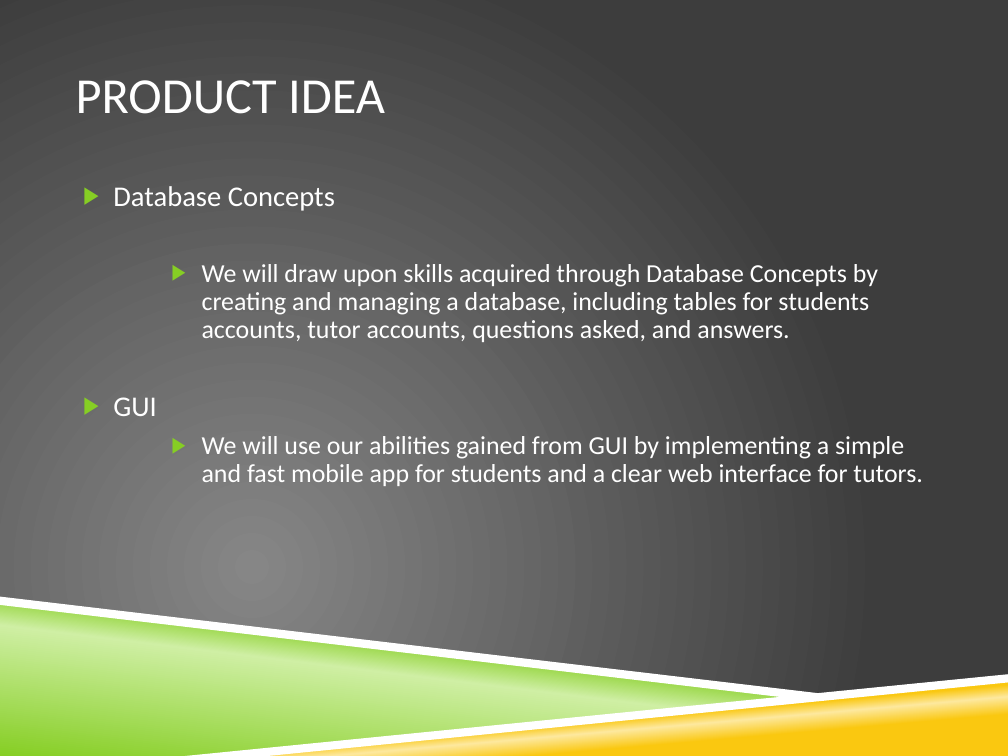
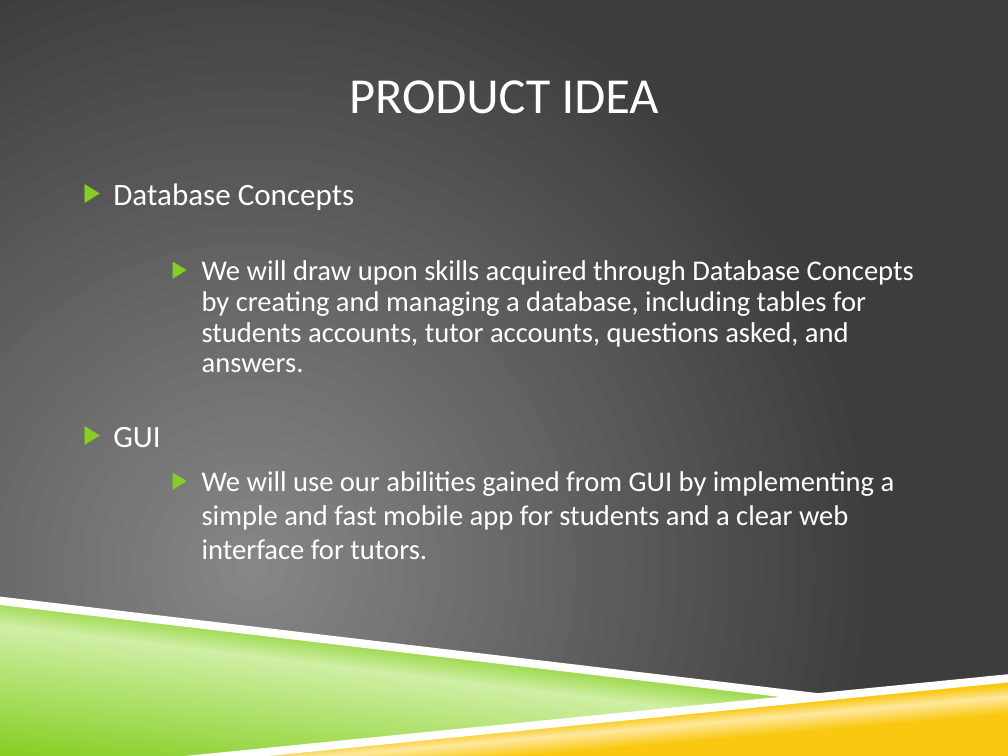
Before and after one commit to razfriman/Snap2Ask, a slide deck: slide 5 of Proposal_Concise.pptx. Drawn at 1008x756 pixels with LibreOffice and Linux fonts; fonts in the diff are those of the drawing; background and template pictures are left out. Boxes give left, top, right and bottom in pixels: in the first picture for what was removed or moved away, otherwise in the second. Text is boxed around its words. In the diff, an @@ line names an element or a change of style, - is before the commit and + after.

Commit message:
bigger font

```diff
--- a/Proposal_Concise.pptx
+++ b/Proposal_Concise.pptx
@@ title "PRODUCT IDEA" at box(349, 80, 659, 114): alignment left to centre @@
@@ text "Database Concepts" at box(113, 183, 914, 559): size 20.4 to 22.2 pt in "Database Concepts", "GUI"; size 18.5 to 20.4 pt; line spacing 0.9 to 0.8; line spacing 0.9 to 1 @@
```
Also in this commit, not shown: 9 other slides changed.
